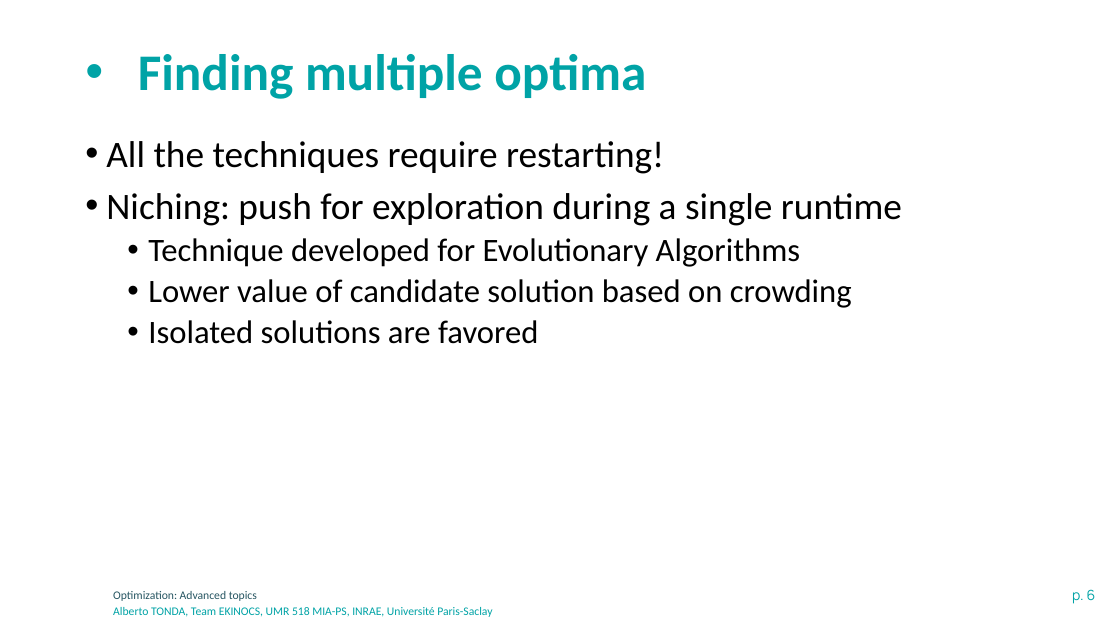
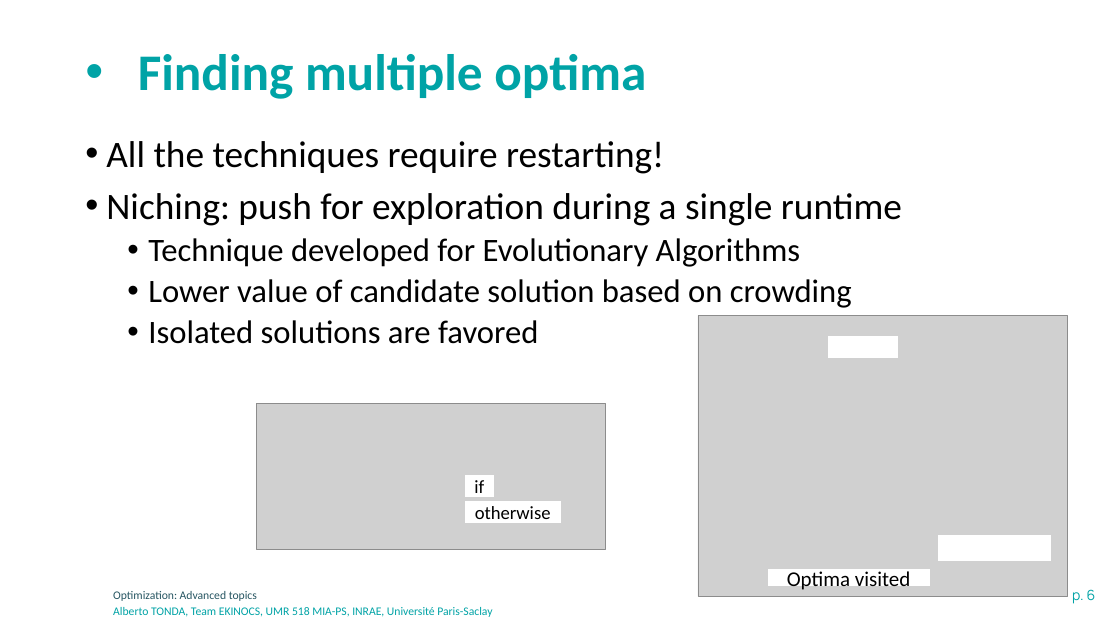
Before and after one commit to albertotonda/teaching, a slide deck: slide 6 of optimization-methods-for-artificial-intelligence/optimization-advanced.pptx. Drawn at 1120x630 pixels with LibreOffice and Linux fonts; fonts in the diff are those of the drawing; grey boxes stand for pictures; background and template pictures are left out. Boxes give left, top, right and bottom in pixels: in the first picture for what was removed or moved away, otherwise in the second. Text is boxed around its words. In the diff, an @@ line names an element or a change of style, - is before the commit and + after.

```diff
--- a/optimization-methods-for-artificial-intelligence/optimization-advanced.pptx
+++ b/optimization-methods-for-artificial-intelligence/optimization-advanced.pptx
@@ picture added at (698,316,1068,597) @@
@@ rectangle added at (829,337,897,358), fill #FFFFFF, outline #FFFFFF 1 pt @@
@@ picture added at (256,403,606,549) @@
@@ rectangle added at (465,476,493,497), fill #FFFFFF, outline #FFFFFF 1 pt, 16 pt, text #000000 @@
+if
@@ rectangle added at (465,502,560,523), fill #FFFFFF, outline #FFFFFF 1 pt, 16 pt, text #000000 @@
+otherwise
@@ rectangle added at (939,536,1051,560), fill #FFFFFF, outline #FFFFFF 1 pt @@
@@ rectangle added at (768,571,929,586), fill #FFFFFF, outline #FFFFFF 1 pt, 18 pt, text #000000 @@
+Optima visited
```
Also in this commit, not shown: 2 other slides changed, 3 slides added, 1 slide removed, 6 other files.
